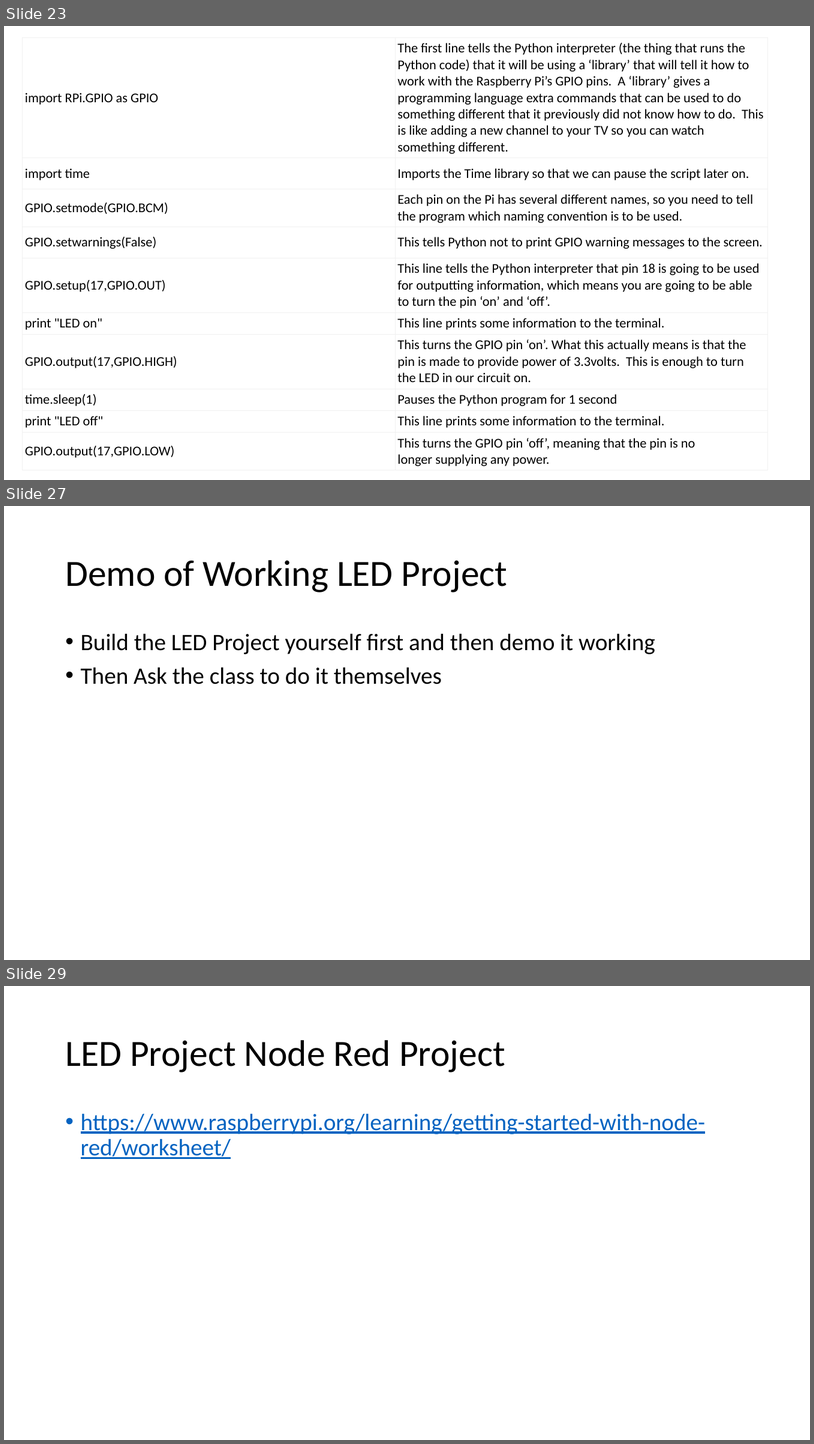
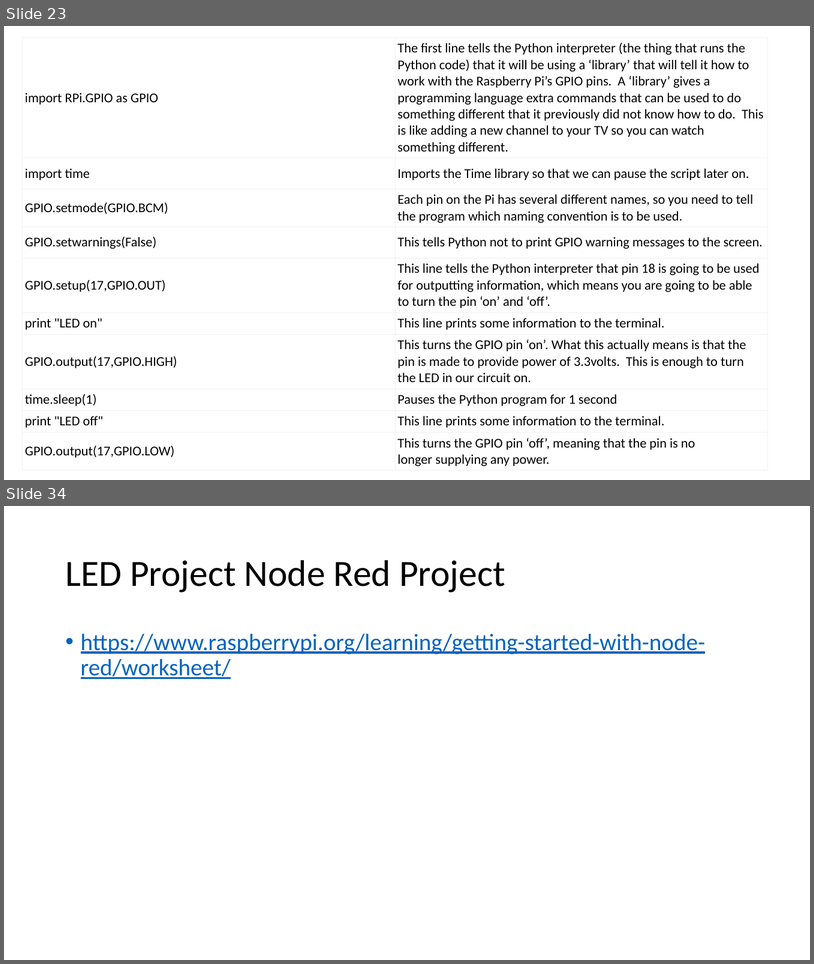
Before and after one commit to mluckenbill/philly-code-camp-2017-1, a slide deck: Philadelphia Code Camp.pptx. Shown one above the other, each under a label of ours: slides 23, 27 and 29 before the commit, slides 23 and 34 after it; the slides between them are not shown. The pictures are 814x1444 and 814x964 pixels, drawn with LibreOffice and Linux fonts; fonts in the diff are those of the drawing. Boxes give left, top, right and bottom in pixels: in the first picture for what was removed or moved away, otherwise in the second. Text is boxed around its words. In the diff, an @@ line names an element or a change of style, - is before the commit and + after.

```diff
--- a/Philadelphia Code Camp.pptx
+++ b/Philadelphia Code Camp.pptx
@@ slide 27 removed at (x1=4, y1=506, x2=810, y2=960), background #FFFFFF @@
@@ title removed at (x1=65, y1=560, x2=508, y2=592) @@
-Demo of Working LED Project
@@ text removed at (x1=81, y1=633, x2=656, y2=684) @@
-• Build the LED Project yourself first and then demo it working
-• Then Ask the class to do it themselves
@@ what was slide 29 is now slide 34 @@
```
Also in this commit, not shown: 4 slides changed, 9 slides added, 3 other slides removed, 1 other file.
